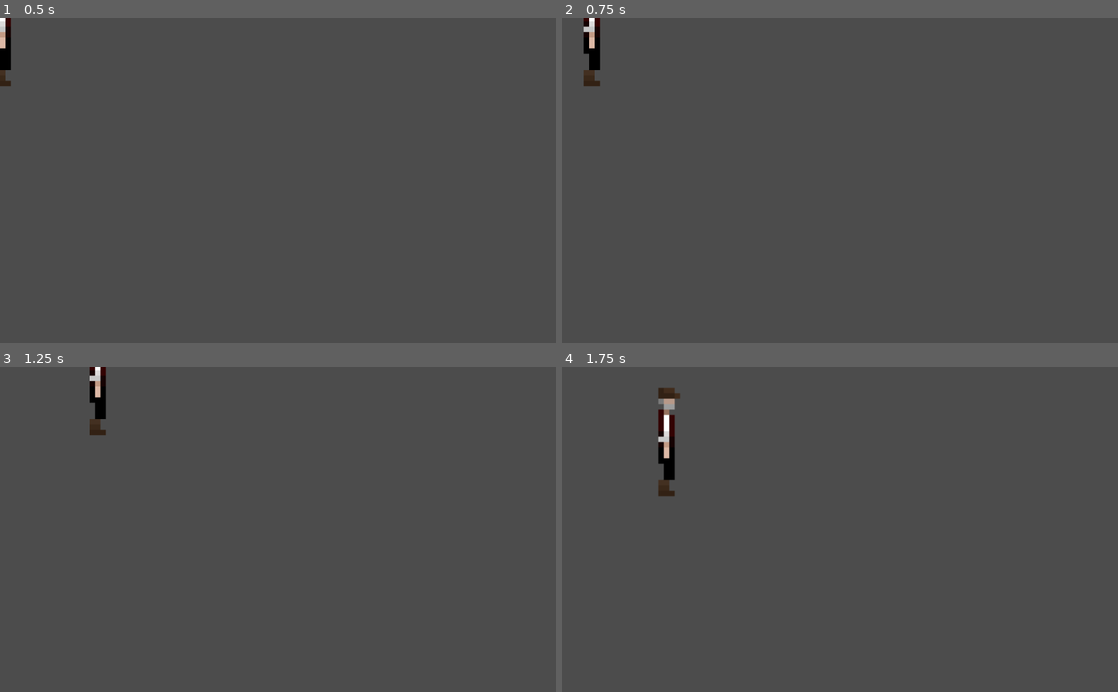
Above: before the commit, frames 1-4 (two rows, left to right).
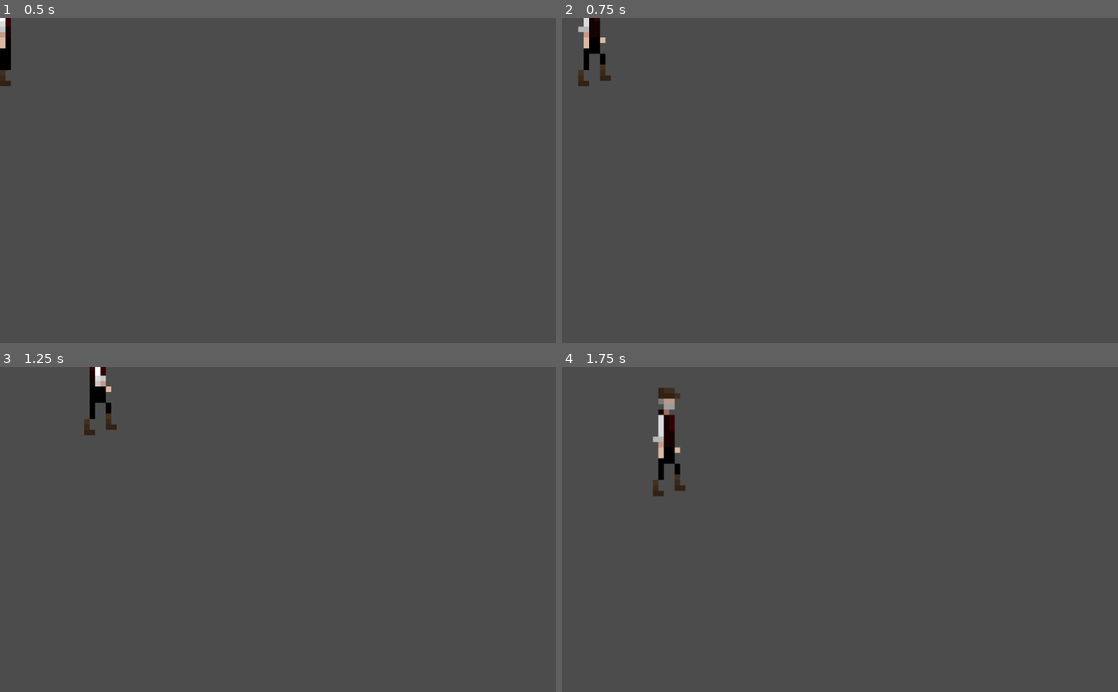
Above: after the commit, the same moments.

Repository: erickpea29/FinalDV
Game: Godot game, scene res://Scenes/Characters/Main_Character_Animation.tscn
The game is run twice, just before and just after one commit, with the same random seed, the same clock (stepped at 60 frames per second) and the same inputs. The project has no main scene, so this scene is started directly.
Inputs:
- Up to frame 1 (0.5 s): no input
- Up to frame 2 (0.75 s): tap Enter at 0.5 s; hold Right (ui_right) from 0.53 s (still down)
- Up to frame 3 (1.25 s): keep holding Right (ui_right)
- Up to frame 4 (1.75 s): release Right (ui_right) at 1.28 s; hold Down (ui_down) from 1.28 s (still down)

Frame 1 is identical in both runs. In frame 2, 0.6% of the frame differs, in the area x 2-9%, y 0-21%; in frame 3, 0.5%; in frame 4, 0.7%, in the area x 16-23%, y 13-40%.

Commit message:
Arreglando movimiento de personaje

Diff:
--- a/Pruebas.tscn
+++ b/Pruebas.tscn
@@ -1,3 +1,17 @@
-[gd_scene format=2]
+[gd_scene load_steps=3 format=2]
+
+[ext_resource path="res://Scenes/Characters/Main_Character_Animation.tscn" type="PackedScene" id=1]
+
+[sub_resource type="RectangleShape2D" id=1]
+extents = Vector2( 511.538, 10 )
 
 [node name="Pruebas" type="Node2D"]
+
+[node name="StaticBody2D" type="StaticBody2D" parent="."]
+
+[node name="CollisionShape2D" type="CollisionShape2D" parent="StaticBody2D"]
+position = Vector2( 511.265, 591.991 )
+shape = SubResource( 1 )
+
+[node name="Main_Character_Animation" parent="StaticBody2D/CollisionShape2D" instance=ExtResource( 1 )]
+position = Vector2( -258.996, -141.271 )
--- a/Scenes/Characters/Main_Character_Animation.tscn
+++ b/Scenes/Characters/Main_Character_Animation.tscn
@@ -15,10 +15,10 @@
 "frames": [ ExtResource( 4 ), ExtResource( 1 ), ExtResource( 2 ), ExtResource( 6 ), ExtResource( 5 ), ExtResource( 8 ), ExtResource( 7 ), ExtResource( 3 ) ],
 "loop": true,
 "name": "Main_Character_Walking",
-"speed": 5.0
+"speed": 8.0
 }, {
 "frames": [ ExtResource( 4 ) ],
-"loop": true,
+"loop": false,
 "name": "Main_Character_Idle",
 "speed": 8.0
 } ]
@@ -33,6 +33,7 @@
 [node name="AnimatedSprite" type="AnimatedSprite" parent="."]
 frames = SubResource( 1 )
 animation = "Main_Character_Idle"
+playing = true
 
 [node name="CollisionShape2D" type="CollisionShape2D" parent="."]
 position = Vector2( 4.12262, 28.5418 )
--- a/project.godot
+++ b/project.godot
@@ -10,6 +10,7 @@
 
 _global_script_classes=[  ]
 _global_script_class_icons={
+
 }
 
 [application]
